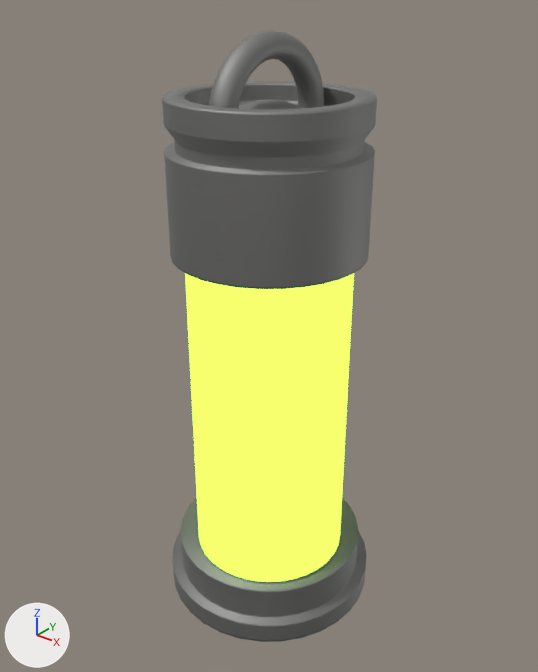
Renders of the Blender file Assets/Models/Core.blend from each side of a commit.
One viewpoint serves both versions: a 50 mm camera at (0.311, -0.389, 0.463) aimed at (-0.002, 0.002, 0.221). The lights are fixed; the arrows at lower left show +X, +Y and +Z.
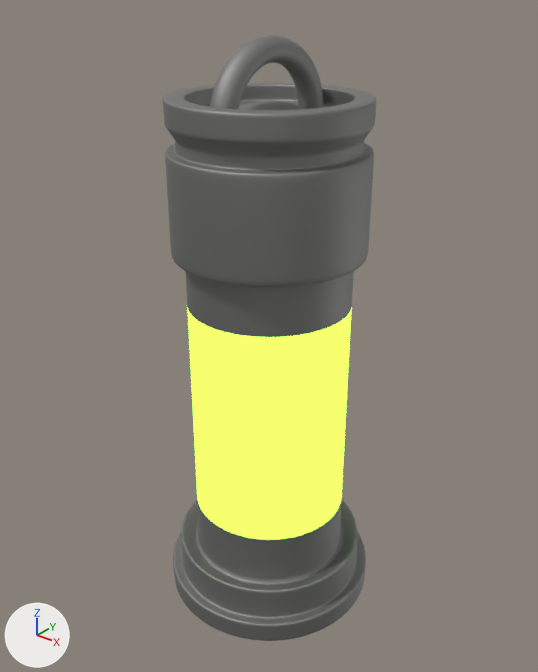
Changed parts and their boxes (x1, y1, x2, y2) in the pictures (538 x 672 px):
'Cylinder', modifiers changed
    before: (162, 82, 377, 642)
    after: (163, 82, 376, 641)
'Torus.001', moved
    before: (209, 30, 324, 108)
    after: (210, 35, 323, 109)

Patch to the scene script:
```diff
--- a/Assets/Models/Core.blend.py
+++ b/Assets/Models/Core.blend.py
@@ ob_cylinder @@
 ob_cylinder.scale = (1.09, 1.09, 1.0)
+_m = ob_cylinder.modifiers.new('Subdivision', 'SUBSURF')
+_m.levels = 2
@@ ob_torus_001 @@
 ob_torus_001 = bpy.data.objects.new('Torus.001', me_torus_001)
-ob_torus_001.location = (0.0, 0.0, 0.3815)
+ob_torus_001.location = (0.0, 0.0, 0.3791)
 ob_torus_001.rotation_euler = (0.0, 1.571, 0.0)  # degrees (0, 90, 0)
```
